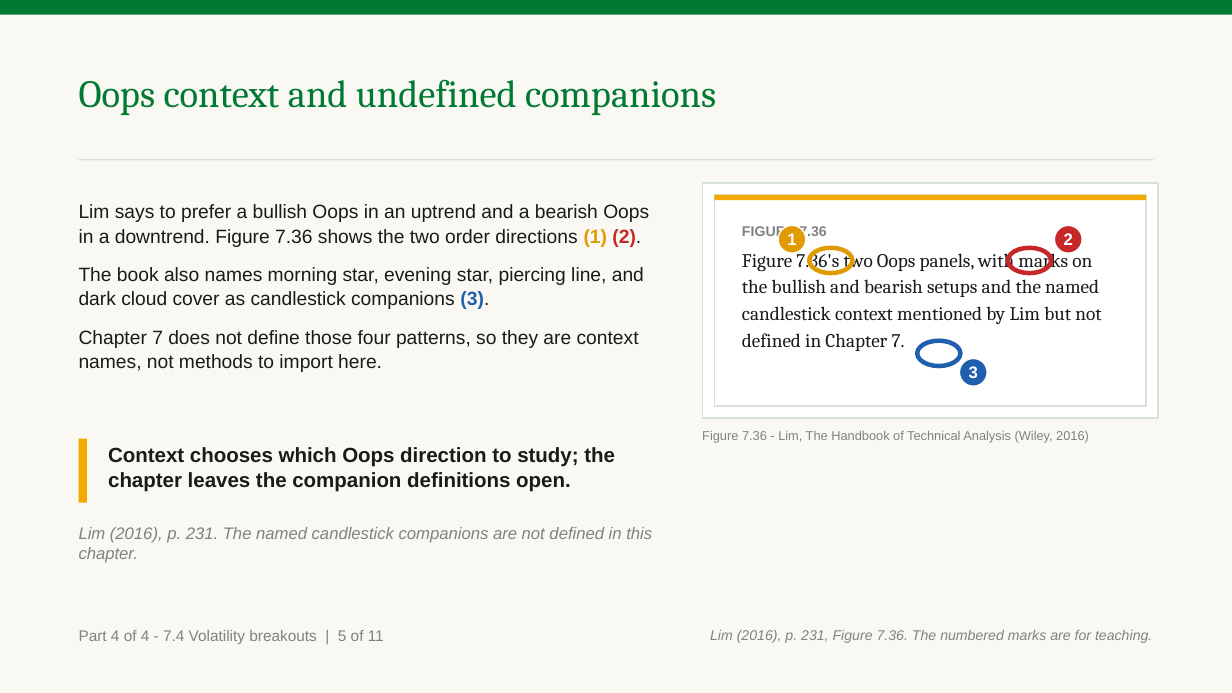
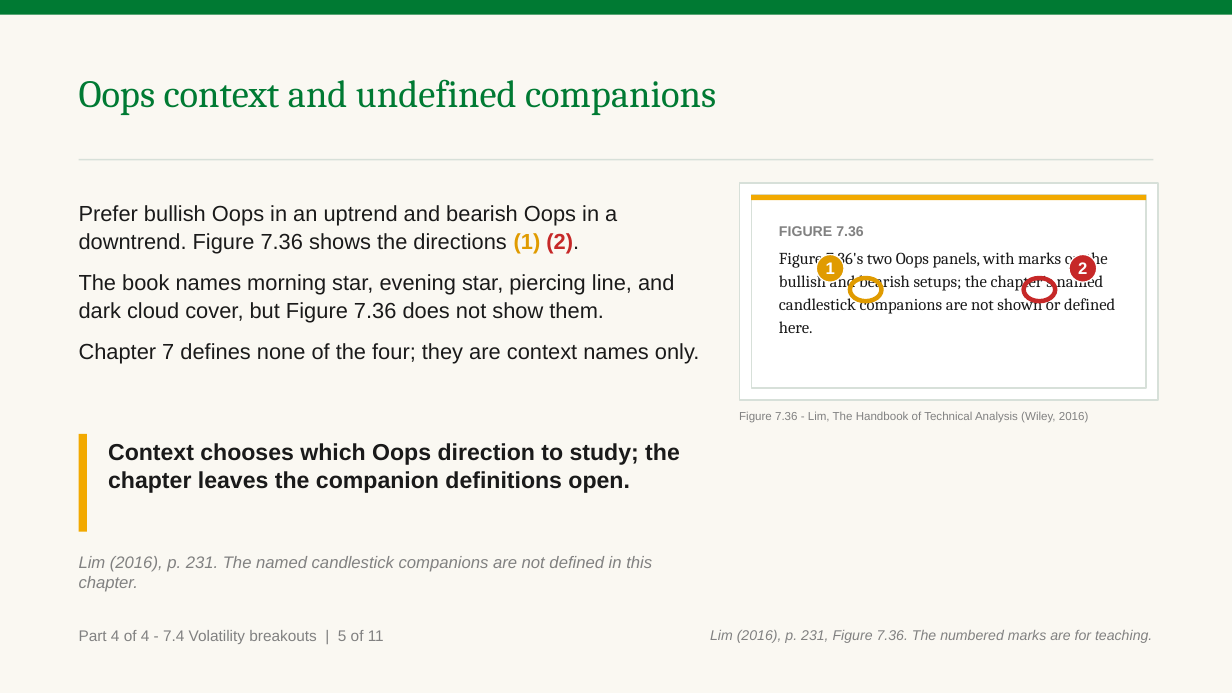
Before and after one commit to benjiesotelo-sudo/Telos_FIN1209, a slide deck: slide 20 of chapter-07/FIN1209-Chapter-07.pptx. Drawn at 1232x693 pixels with LibreOffice and Linux fonts; fonts in the diff are those of the drawing. Boxes give left, top, right and bottom in pixels: in the first picture for what was removed or moved away, otherwise in the second. Text is boxed around its words. In the diff, an @@ line names an element or a change of style, - is before the commit and + after.

Commit message:
Fix Chapter 7 breakout range reader findings

```diff
--- a/chapter-07/FIN1209-Chapter-07.pptx
+++ b/chapter-07/FIN1209-Chapter-07.pptx
@@ text at [79,205,699,364]: text changed; size 15 to 17 pt @@
-Lim says to prefer a bullish Oops in an uptrend and a bearish Oops in a downtrend. Figure 7.36 shows the two order directions (1) (2).
-The book also names morning star, evening star, piercing line, and dark cloud cover as candlestick companions (3).
-Chapter 7 does not define those four patterns, so they are context names, not methods to import here.
+Prefer bullish Oops in an uptrend and bearish Oops in a downtrend. Figure 7.36 shows the directions (1) (2).
+The book names morning star, evening star, piercing line, and dark cloud cover, but Figure 7.36 does not show them.
+Chapter 7 defines none of the four; they are context names only.
@@ rectangle: place and size @@
-rectangle at [702,183,1158,419]
+rectangle at [739,183,1158,400]
@@ rectangle: place and size @@
-rectangle at [714,195,1146,201]
+rectangle at [751,195,1146,201]
@@ rectangle: place and size @@
-rectangle at [714,195,1146,407]
+rectangle at [751,195,1146,388]
@@ text "FIGURE 7.36": place and size @@
-text "FIGURE 7.36" at [742,226,1101,351]
+text "FIGURE 7.36" at [779,226,1115,333]
@@ text at [779,252,1115,333]: text changed; size 15 to 13 pt @@
-Figure 7.36's two Oops panels, with marks on the bullish and bearish setups and the named candlestick context mentioned by Lim but not defined in Chapter 7.
+Figure 7.36's two Oops panels, with marks on the bullish and bearish setups; the chapter's named candlestick companions are not shown or defined here.
@@ ellipse "1": place and size @@
-ellipse "1" at [778,226,806,253]
+ellipse "1" at [816,254,844,282]
@@ ellipse "2": place and size @@
-ellipse "2" at [1055,226,1082,253]
+ellipse "2" at [1069,254,1097,282]
@@ ellipse: place and size @@
-ellipse at [810,248,853,273]
+ellipse at [850,278,882,301]
@@ ellipse: place and size @@
-ellipse at [1008,248,1052,273]
+ellipse at [1024,278,1055,301]
@@ ellipse removed at [918,341,961,366] @@
@@ ellipse removed at [959,359,987,386] @@
-3
@@ text "Figure 7.36 - Lim, The ...": place and size @@
-text "Figure 7.36 - Lim, The ..." at [702,431,1089,443]
+text "Figure 7.36 - Lim, The ..." at [739,411,1089,423]
@@ text "Figure 7.36 - Lim, The ..." at [739,411,1089,423]: size 10 to 9 pt @@
@@ rectangle: place and size @@
-rectangle at [79,439,87,503]
+rectangle at [79,434,87,532]
@@ text "Context chooses which Oops direction ..." at [108,443,680,493]: size 16 to 18 pt @@
@@ text "Lim (2016), p. 231. The ...": place and size @@
-text "Lim (2016), p. 231. The ..." at [79,527,652,563]
+text "Lim (2016), p. 231. The ..." at [79,556,652,592]
```
Also in this commit, not shown: 16 other slides changed, 1 slide added, 1 slide removed, 2 other files.
